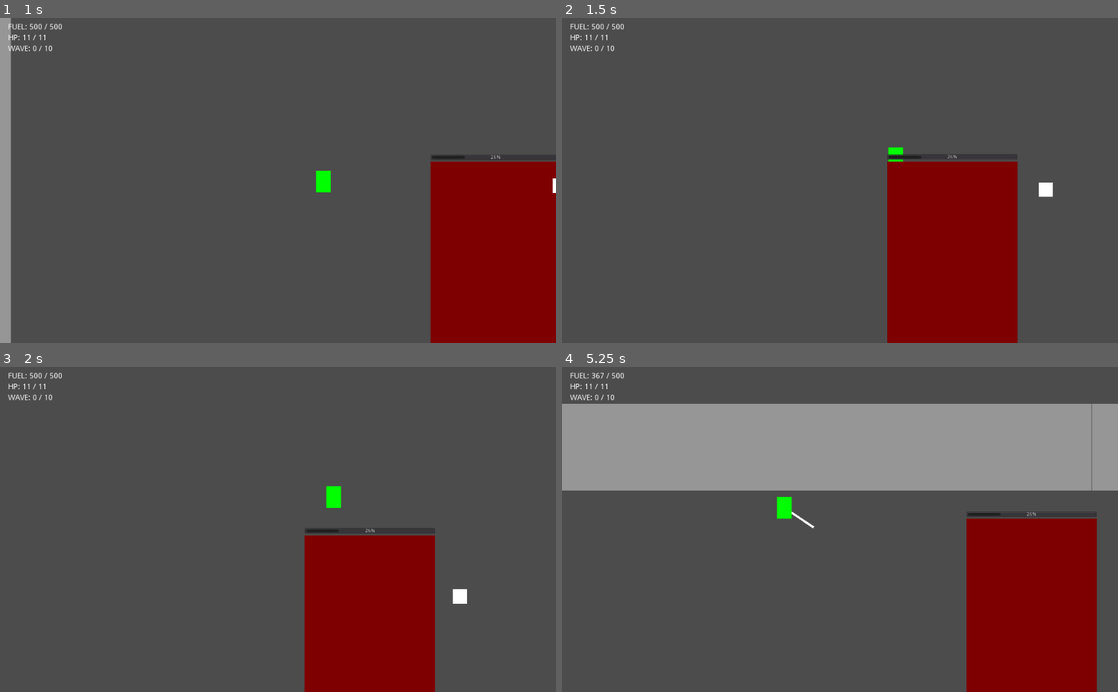
Above: before the commit, frames 1-4 (two rows, left to right).
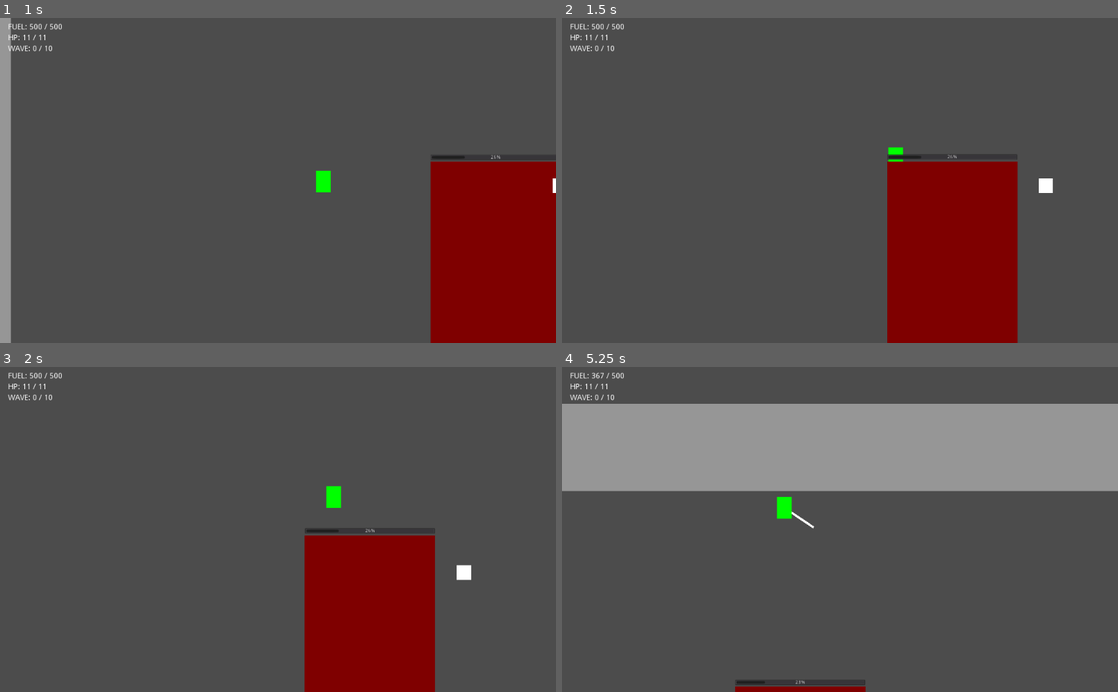
Above: after the commit, the same moments.

Repository: deengames/abu-hamid-x
Game: Godot game, scene res://prototype/Main.tscn
Same seed, same stepped clock (60 frames per second), same inputs: the game is played once before the commit and once after it.
Inputs (mouse positions are in pixels of both pictures, inside the frame that each line leads up to):
- Up to frame 1 (1 s): tap Enter at 0.5 s; move the mouse to (400, 164) at 0.52 s; hold D (move_right) from 0.53 s (still down); click (400, 164) at 0.6 s; tap Space (jump) at 0.77 s
- Up to frame 2 (1.5 s): move the mouse to (728, 196) at 1.27 s; release D (move_right) at 1.28 s; hold S (move_down) from 1.28 s (still down); tap Shift (boost) at 1.35 s
- Up to frame 3 (2 s): keep holding S (move_down); tap Space (jump) at 1.52 s
- Up to frame 4 (5.25 s): move the mouse to (895, 458) at 2.02 s; release S (move_down) at 2.03 s; hold D (move_right) 2.03-2.78 s; tap Ctrl (toggle_jetpack) at 2.1, 5.1 s; move the mouse to (812, 594) at 2.77 s; hold W (move_up) 2.78-3.53 s; tap E at 2.85 s; click (812, 594) at 2.92 s; tap Space (jump) at 3.02, 3.77, 4.52 s; move the mouse to (1006, 578) at 3.52 s; hold A (move_left) 3.53-5.03 s; click (1006, 578) at 3.6 s; move the mouse to (673, 480) at 4.27 s; tap Shift (boost) at 4.35 s; move the mouse to (867, 529) at 5.02 s; hold S (move_down) from 5.03 s (still down); click (867, 529) at 5.17 s

Frame 1 is identical in both runs. In frame 2, less than 0.1% of the frame differs, in the area x 85-89%, y 49-56%; in frame 3, 0.2%; in frame 4, 13%, in the area x 0-100%, y 11-100%.

Commit message:
Collision/damage on hitspots. Giants die if you hit their hitspots. Code needs clean-up.

Diff:
--- a/prototype/Character/Character.gd
+++ b/prototype/Character/Character.gd
@@ -9,7 +9,7 @@
 # onready; if it's overridden, it'll keep the superclass's value
 onready var health = max_health
 
-var damaging_groups = []
+onready var damaging_groups = []
 
 func register_damaging_group(group_name):
 	damaging_groups.append(group_name)
@@ -29,7 +29,6 @@
 
 
 func _damage(dmg_points):
-	print("Damage to " + str(self))
 	health -= dmg_points
 	emit_signal('damaged')
 	if health <= 0:
@@ -39,5 +38,4 @@
 func _on_body_entered(body):
 	for group_name in damaging_groups:
 		if body.is_in_group(group_name):
-			print("Yahee!")
 			_damage(body.damage_to_deal)
--- a/prototype/Character/Enemy/Enemy.tscn
+++ b/prototype/Character/Enemy/Enemy.tscn
@@ -15,6 +15,7 @@
 collision_layer = 3
 collision_mask = 3
 script = ExtResource( 2 )
+_sections_unfolded = [ "Collision" ]
 max_health = 6
 damage_to_deal = 1
 movement_speed = 20
--- a/prototype/Character/Enemy/Giant.gd
+++ b/prototype/Character/Enemy/Giant.gd
@@ -4,7 +4,5 @@
 	self.unregister_damaging_group("sword")
 
 func _on_HitSpot_damaged():
-	print("HITSPOT DAMAGE")
-
-func _on_HitSpot_body_shape_entered(body_id, body, body_shape, local_shape):
-	print("DEBUG")
+	print("GIANT")
+	._damage(1)
--- a/prototype/Character/Enemy/Giant.tscn
+++ b/prototype/Character/Enemy/Giant.tscn
@@ -6,6 +6,7 @@
 
 [node name="Enemy" index="0" instance=ExtResource( 1 )]
 
+mass = 100.0
 script = ExtResource( 2 )
 max_health = 8
 
@@ -29,8 +30,6 @@
 [node name="HitSpot" parent="." index="3" instance=ExtResource( 3 )]
 
 position = Vector2( 338, 36 )
-max_health = 2
-
-[connection signal="body_shape_entered" from="HitSpot" to="." method="_on_HitSpot_body_shape_entered"]
+_sections_unfolded = [ "Angular", "Applied Forces", "Collision", "Linear" ]
 
 [connection signal="damaged" from="HitSpot" to="." method="_on_HitSpot_damaged"]
--- a/prototype/Character/Enemy/HitSpot.gd
+++ b/prototype/Character/Enemy/HitSpot.gd
@@ -3,23 +3,21 @@
 # class member variables go here, for example:
 # var a = 2
 # var b = "textvar"
+var giant = null
 
 func _ready():
 	# Called every time the node is added to the scene.
 	# Initialization here
-	print("Registerinmg")
 	self.register_damaging_group("sword")
-	print("Registered")
-
-#func _process(delta):
-#	# Called every frame. Delta is time since last frame.
-#	# Update game logic here.
-#	pass
+	self.giant = self.get_parent()
 
 
 func _on_HitSpot_damaged():
-	print("DAMAGED")
+	print('internal damage')
 
 
 func _on_HitSpot_body_entered(body):
-	print("test")
+	print("Hit by " + str(body))
+	print("my groups are " + str(self.damaging_groups))
+	._on_body_entered(body)
+	self.giant._on_HitSpot_damaged()
--- a/prototype/Character/Enemy/HitSpot.tscn
+++ b/prototype/Character/Enemy/HitSpot.tscn
@@ -8,16 +8,16 @@
 extents = Vector2( 16, 16 )
 _sections_unfolded = [ "Resource" ]
 
-[node name="HitSpot" type="RigidBody2D" index="0"]
+[node name="HitSpot" type="RigidBody2D"]
 
 input_pickable = false
 collision_layer = 3
 collision_mask = 3
-mode = 2
-mass = 1.0
-friction = 1.0
+mode = 0
+mass = 0.01
+friction = 0.0
 bounce = 0.0
-gravity_scale = 1.0
+gravity_scale = 0.0
 custom_integrator = false
 continuous_cd = 0
 contacts_reported = 5
@@ -29,7 +29,7 @@
 angular_velocity = 0.0
 angular_damp = -1.0
 script = ExtResource( 1 )
-_sections_unfolded = [ "Collision" ]
+_sections_unfolded = [ "Applied Forces", "Collision" ]
 max_health = 999
 
 [node name="Collision" type="CollisionShape2D" parent="." index="0"]
